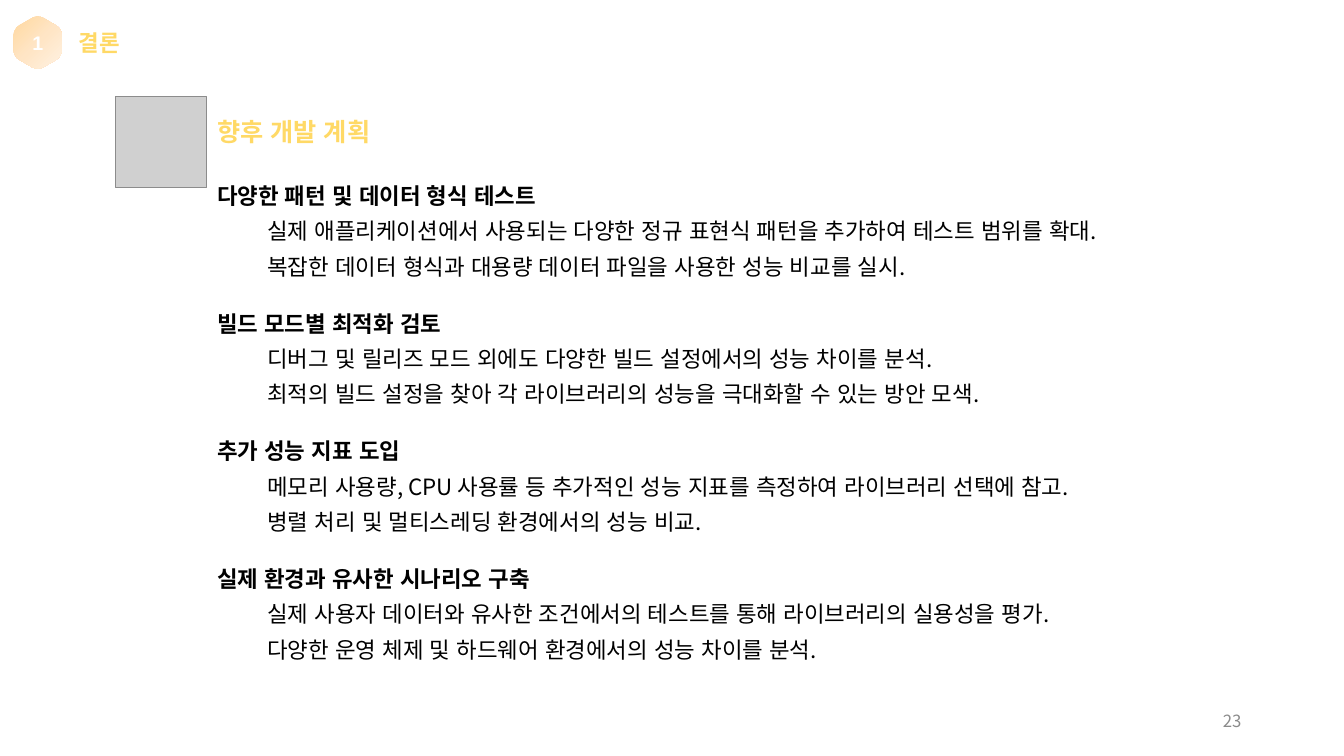
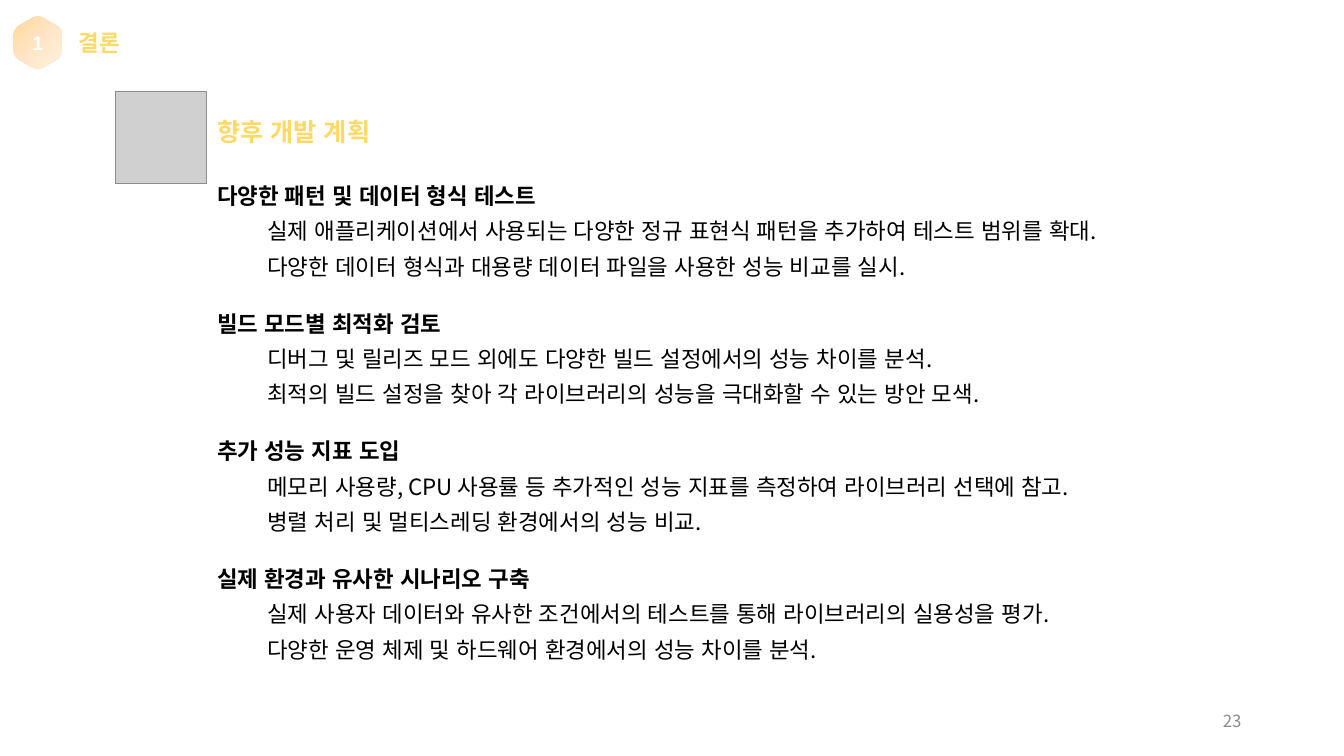
Before and after one commit to synm4/RE2-PCRE2-RegexBench, a slide deck: slide 23 of 정규표현식 라이브러리 성능 비교 (RegexBench) 프로그램 매뉴얼.pptx. Drawn at 1344x756 pixels with LibreOffice and Linux fonts; fonts in the diff are those of the drawing; grey boxes stand for pictures. Boxes give left, top, right and bottom in pixels: in the first picture for what was removed or moved away, otherwise in the second. Text is boxed around its words. In the diff, an @@ line names an element or a change of style, - is before the commit and + after.

```diff
--- a/정규표현식 라이브러리 성능 비교 (RegexBench) 프로그램 매뉴얼.pptx
+++ b/정규표현식 라이브러리 성능 비교 (RegexBench) 프로그램 매뉴얼.pptx
@@ picture: place and size @@
-picture at bbox=[116, 97, 208, 189]
+picture at bbox=[116, 92, 208, 184]
@@ text at bbox=[267, 256, 906, 277]: text changed @@
-  복잡한 데이터 형식과 대용량 데이터 파일을 사용한 성능 비교를 실시.
+  다양한 데이터 형식과 대용량 데이터 파일을 사용한 성능 비교를 실시.
```
Also in this commit, not shown: 11 other slides changed.
